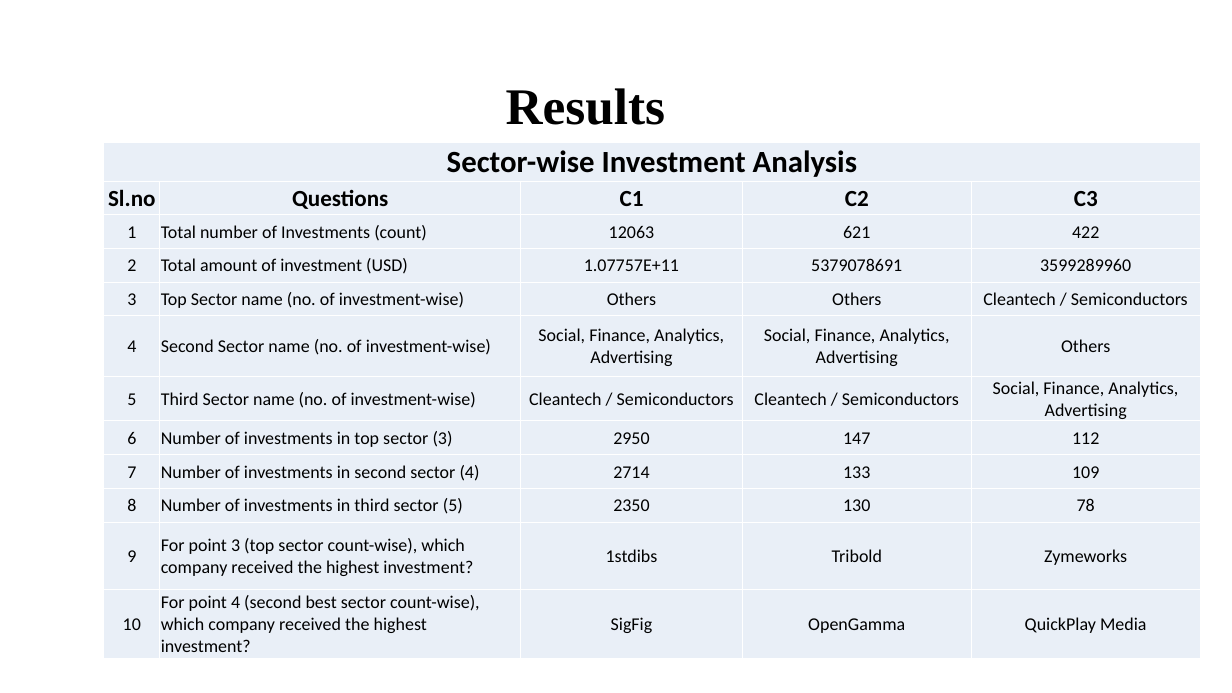
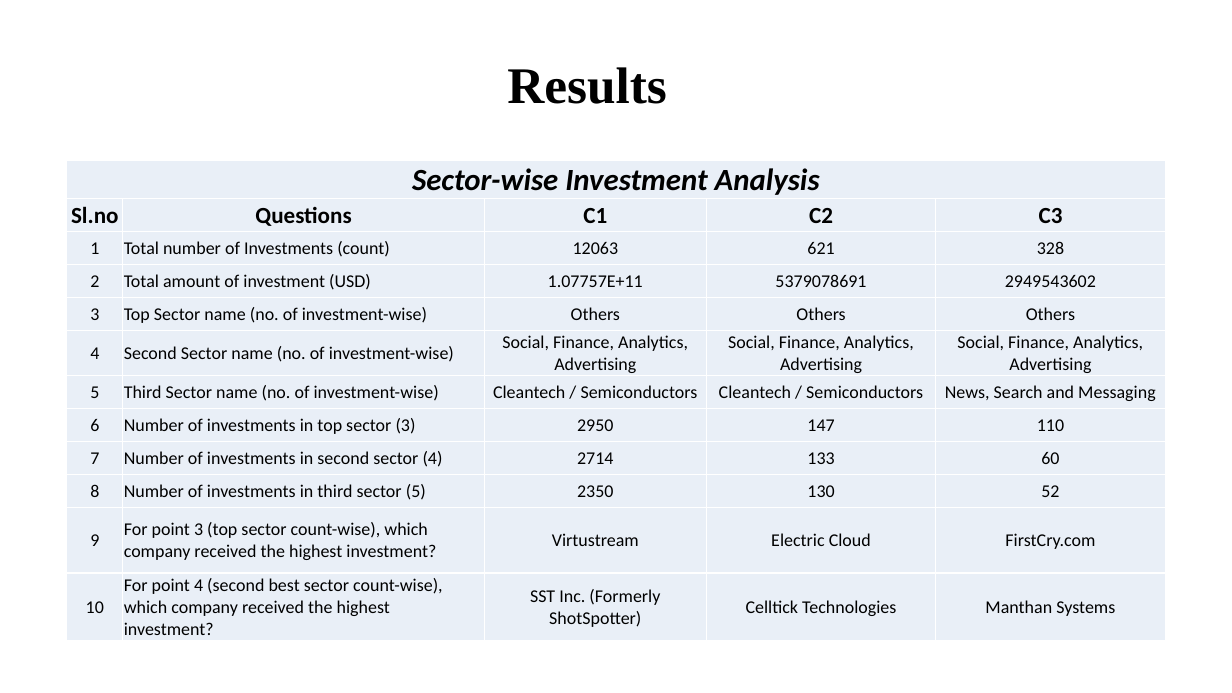
Before and after one commit to sivaswami1885/InvestmentAnalysis, a slide deck: slide 6 of INVEST.pptx. Drawn at 1232x693 pixels with LibreOffice and Linux fonts; fonts in the diff are those of the drawing; background and template pictures are left out. Boxes give left, top, right and bottom in pixels: in the first picture for what was removed or moved away, otherwise in the second. Text is boxed around its words. In the diff, an @@ line names an element or a change of style, - is before the commit and + after.

```diff
--- a/INVEST.pptx
+++ b/INVEST.pptx
@@ title "Results": place and size @@
-title "Results" at [506, 88, 666, 125]
+title "Results" at [507, 67, 667, 104]
@@ table at [67, 160, 1165, 639] @@
-row 3, column 5: 422
+row 3, column 5: 328
-row 4, column 5: 3599289960
+row 4, column 5: 2949543602
-row 5, column 5: Cleantech / Semiconductors
+row 5, column 5: Others
-row 6, column 5: Others
+row 6, column 5: Social, Finance, Analytics, Advertising
-row 7, column 5: Social, Finance, Analytics, Advertising
+row 7, column 5: News, Search and Messaging
-row 8, column 5: 112
+row 8, column 5: 110
-row 9, column 5: 109
+row 9, column 5: 60
-row 10, column 5: 78
+row 10, column 5: 52
-row 11: 9 | For point 3 (top sector count-wise), which company received the highest investment? | 1stdibs | Tribold | Zymeworks
+row 11: 9 | For point 3 (top sector count-wise), which company received the highest investment? | Virtustream | Electric Cloud | FirstCry.com
-row 12: 10 | For point 4 (second best sector count-wise), which company received the highest investment? | SigFig | OpenGamma | QuickPlay Media
+row 12: 10 | For point 4 (second best sector count-wise), which company received the highest investment? | SST Inc. (Formerly ShotSpotter) | Celltick Technologies | Manthan Systems
@@ italic on in "Sector-wise Investment Analysis" @@
@@ table: place and size @@
-table at [104, 142, 1201, 657]
+table at [67, 160, 1165, 639]
```
Also in this commit, not shown: 8 other slides changed, 4 other files.
